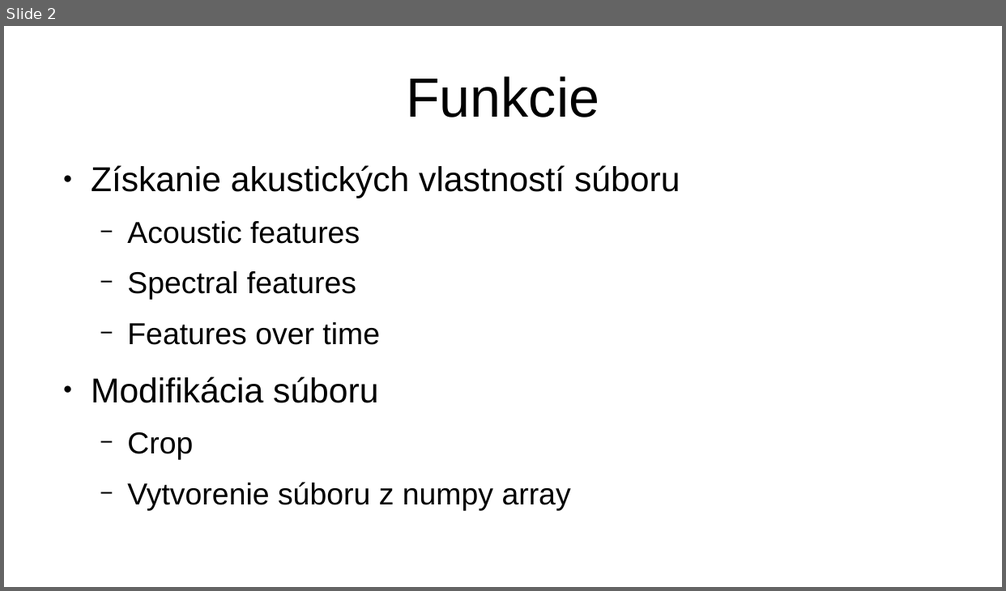
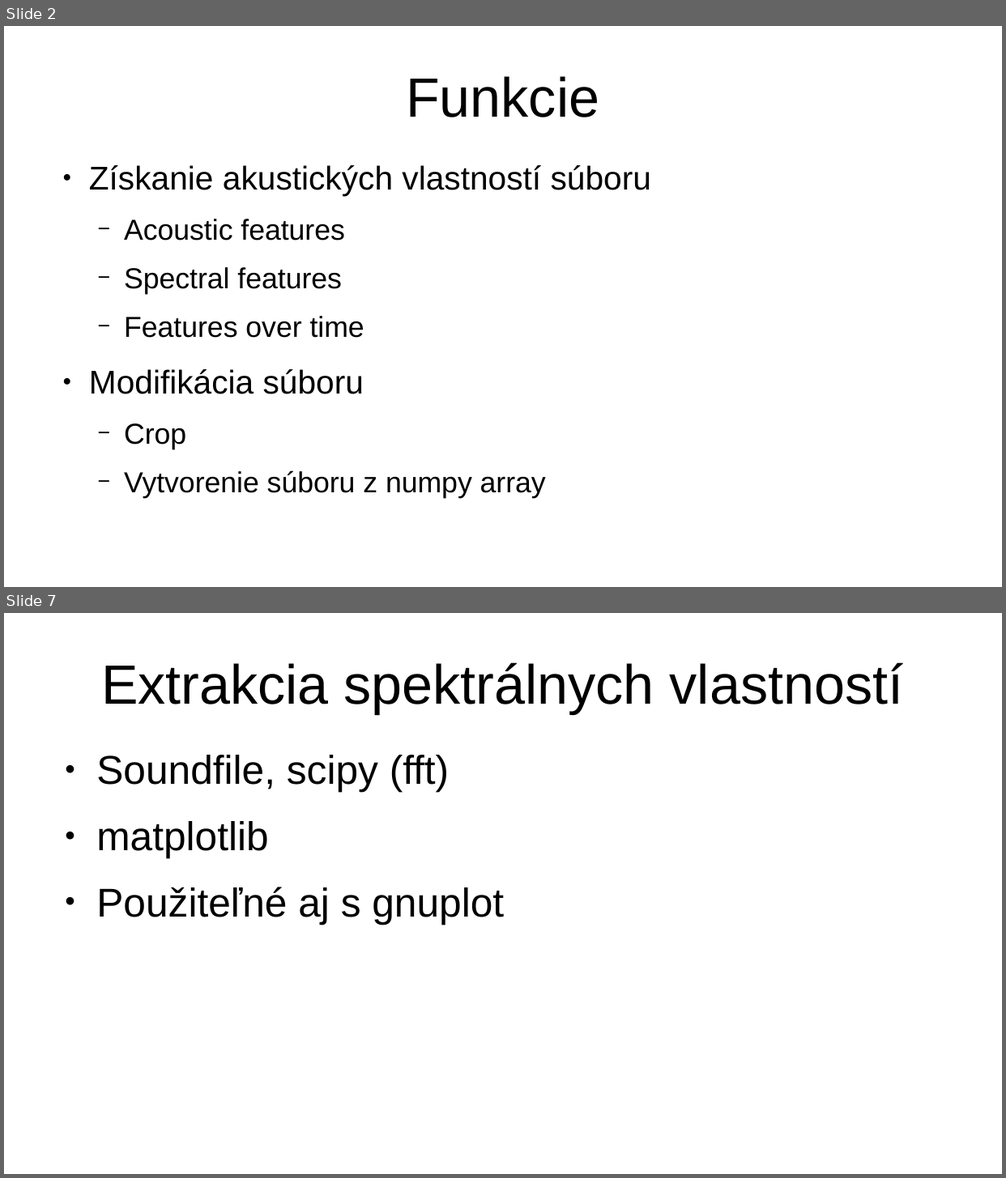
Before and after one commit to smolito/sj_seme, a slide deck: docs/prezentacia.pptx. Shown one above the other, each under a label of ours: slide 2 before the commit, slides 2 and 7 after it; the slides between them are not shown. The pictures are 1006x591 and 1006x1178 pixels, drawn with LibreOffice and Linux fonts; fonts in the diff are those of the drawing. Boxes give left, top, right and bottom in pixels: in the first picture for what was removed or moved away, otherwise in the second. Text is boxed around its words. In the diff, an @@ line names an element or a change of style, - is before the commit and + after.

```diff
--- a/docs/prezentacia.pptx
+++ b/docs/prezentacia.pptx
@@ slide 7 added at [4,613,1002,1174], background #FFFFFF @@
@@ title added at [101,662,903,714], 44 pt, text #000000 @@
+Extrakcia spektrálnych vlastností
@@ text added at [96,755,504,924], 32 pt, text #000000 @@
+● Soundfile, scipy (fft)
+● matplotlib
+● Použiteľné aj s gnuplot
@@ slide 2 changed as well @@
@@ text "Získanie akustických vlastností súboru" at [89,165,651,498]: size 27.5 to 26.2 pt in "Získanie akustických vlastností súboru", "Modifikácia súboru"; size 24.1 to 23 pt in "Acoustic features", "Spectral features", "Features over time", "Crop" and 1 more places; indent changed @@
```
Also in this commit, not shown: 7 other slides added, 1 slide removed, 7 other files.
